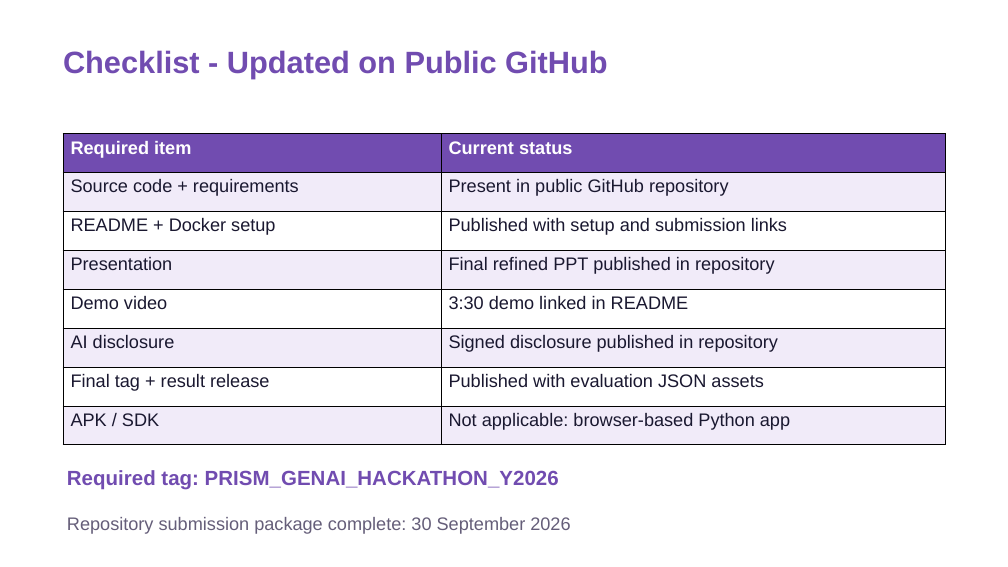
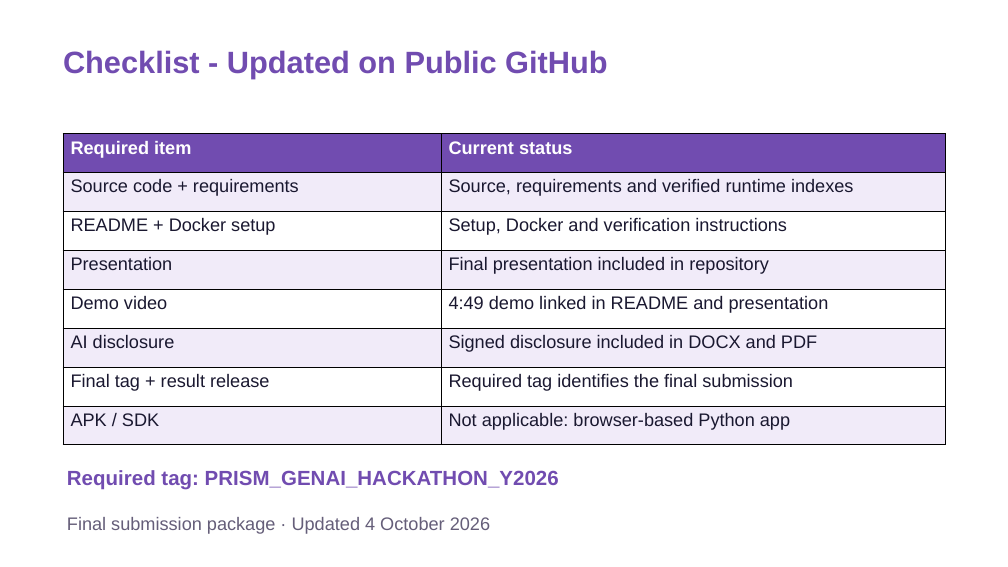
Before and after one commit to SinghDevansh-2006/prism-code-intelligence, a slide deck: slide 11 of submission/SRM_Team_Ctrl_Alt_Elite_1_Submission.pptx. Drawn at 1008x567 pixels with LibreOffice and Linux fonts; fonts in the diff are those of the drawing. Boxes give left, top, right and bottom in pixels: in the first picture for what was removed or moved away, otherwise in the second. Text is boxed around its words. In the diff, an @@ line names an element or a change of style, - is before the commit and + after.

Commit message:
Finalize verified full-corpus PRISM submission

```diff
--- a/submission/SRM_Team_Ctrl_Alt_Elite_1_Submission.pptx
+++ b/submission/SRM_Team_Ctrl_Alt_Elite_1_Submission.pptx
@@ table at [63,134,945,445] @@
-row 2, column 2: Present in public GitHub repository
+row 2, column 2: Source, requirements and verified runtime indexes
-row 3, column 2: Published with setup and submission links
+row 3, column 2: Setup, Docker and verification instructions
-row 4, column 2: Final refined PPT published in repository
+row 4, column 2: Final presentation included in repository
-row 5, column 2: 3:30 demo linked in README
+row 5, column 2: 4:49 demo linked in README and presentation
-row 6, column 2: Signed disclosure published in repository
+row 6, column 2: Signed disclosure included in DOCX and PDF
-row 7, column 2: Published with evaluation JSON assets
+row 7, column 2: Required tag identifies the final submission
@@ text at [67,517,490,534]: text changed @@
-Repository submission package complete: 30 September 2026
+Final submission package · Updated 4 October 2026
```
Also in this commit, not shown: 8 other slides changed, 57 other files.
